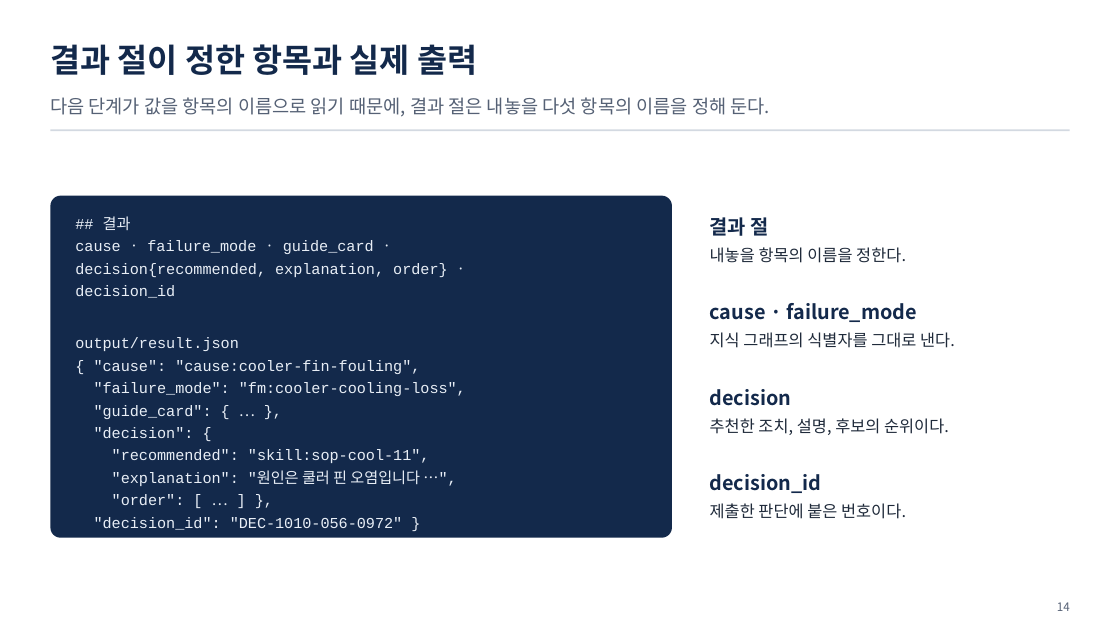
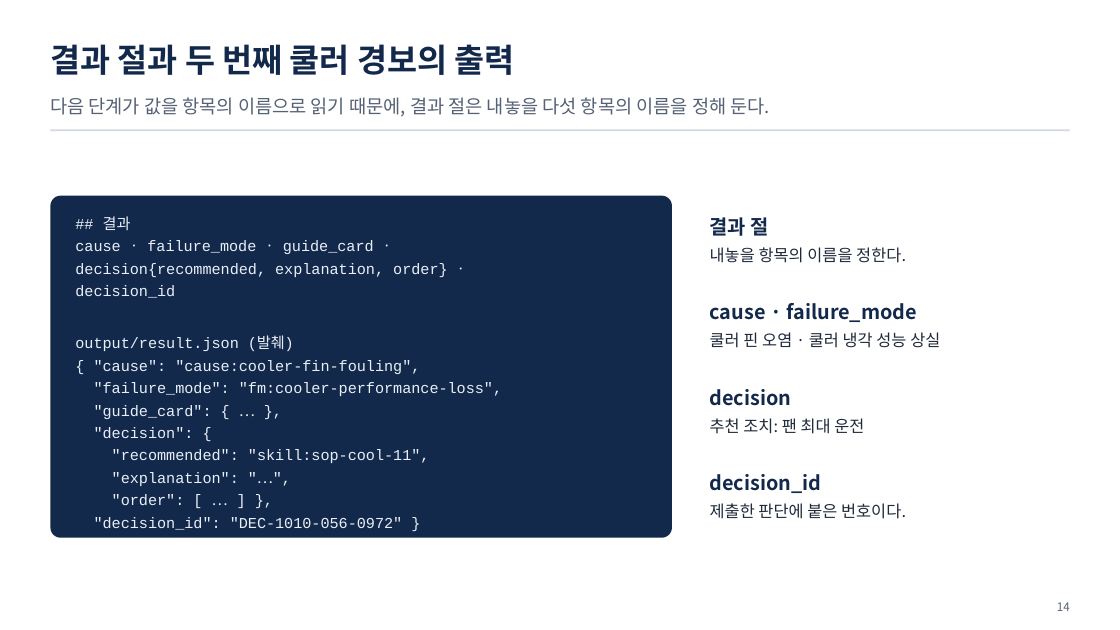
Before and after one commit to uengine-oss/hyd-iot-edu, a slide deck: slide 14 of workspace/강의제작/산출물/통합반/이론/06회차/통합반_06일차.pptx. Drawn at 1120x630 pixels with LibreOffice and Linux fonts; fonts in the diff are those of the drawing. Boxes give left, top, right and bottom in pixels: in the first picture for what was removed or moved away, otherwise in the second. Text is boxed around its words. In the diff, an @@ line names an element or a change of style, - is before the commit and + after.

Commit message:
통합반 6회차 첫 단원의 실제 실행 기록·낭독·쉼을 고치고 지정 렌더 대기를 인계
1~14장의 독립 검토 지적 두 건을 반영했다. 화면 11장과 노트 12장, 낭독 13구획을 고쳤다. 지정 글꼴의 위치·가림 확인이 남아 01~03편은 제작 대기다.

```diff
--- a/workspace/강의제작/산출물/통합반/이론/06회차/통합반_06일차.pptx
+++ b/workspace/강의제작/산출물/통합반/이론/06회차/통합반_06일차.pptx
@@ text at <box>50,44,515,75</box>: text changed @@
-결과 절이 정한 항목과 실제 출력
+결과 절과 두 번째 쿨러 경보의 출력
@@ text at <box>75,337,294,351</box>: text changed @@
-output/result.json
+output/result.json (발췌)
@@ text at <box>710,332,940,348</box>: text changed @@
-지식 그래프의 식별자를 그대로 낸다.
+쿨러 핀 오염 · 쿨러 냉각 성능 상실
@@ text at <box>94,382,502,396</box>: text changed @@
-"failure_mode": "fm:cooler-cooling-loss",
+"failure_mode": "fm:cooler-performance-loss",
@@ text at <box>710,418,864,434</box>: text changed @@
-추천한 조치, 설명, 후보의 순위이다.
+추천 조치: 팬 최대 운전
@@ text at <box>112,472,239,486</box>: text changed @@
-"explanation": "원인은 쿨러 핀 오염입니다 …",
+"explanation": "…",
```
Also in this commit, not shown: 10 other slides changed, 25 other files.
